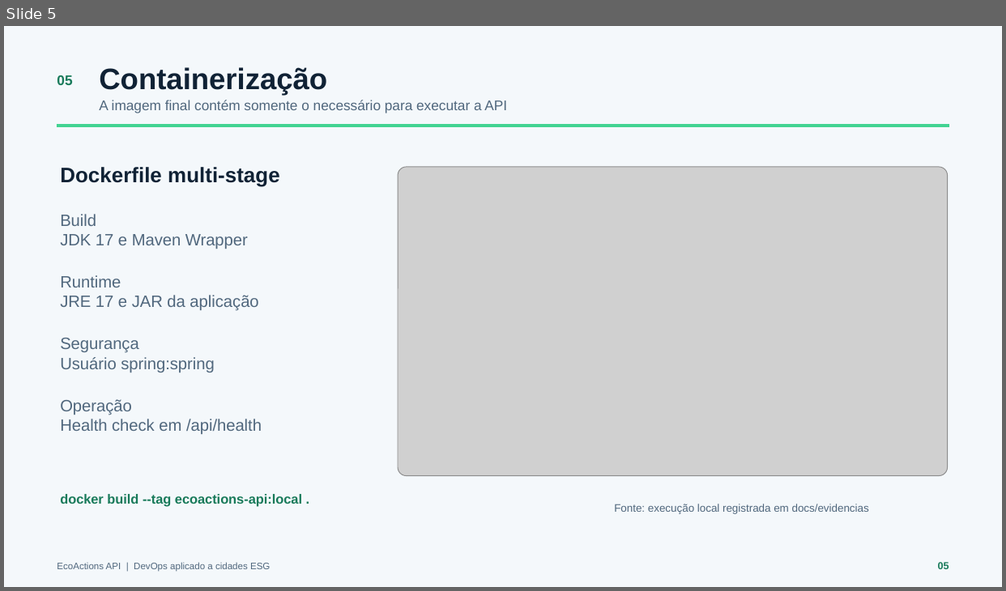
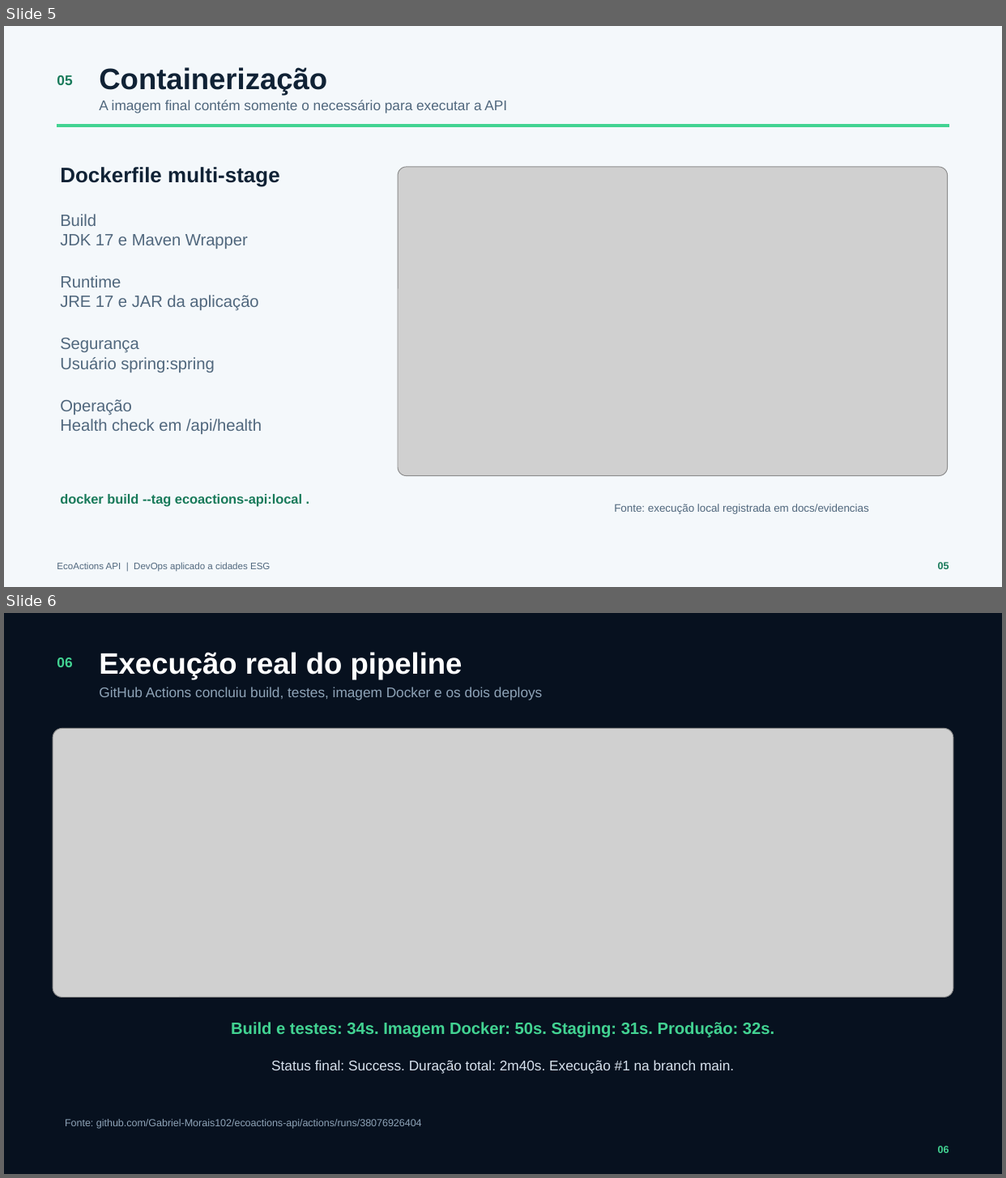
Before and after one commit to Gabriel-Morais102/ecoactions-api, a slide deck: documentacao/EcoActions-Documentacao-Tecnica.pptx. Shown one above the other, each under a label of ours: slide 5 before the commit, slides 5 and 6 after it. The pictures are 1006x591 and 1006x1178 pixels, drawn with LibreOffice and Linux fonts; fonts in the diff are those of the drawing; grey boxes stand for pictures. Boxes give left, top, right and bottom in pixels: in the first picture for what was removed or moved away, otherwise in the second. Text is boxed around its words. In the diff, an @@ line names an element or a change of style, - is before the commit and + after.

Commit message:
Adiciona evidências reais do pipeline

```diff
--- a/documentacao/EcoActions-Documentacao-Tecnica.pptx
+++ b/documentacao/EcoActions-Documentacao-Tecnica.pptx
@@ slide 6 added at box(4, 613, 1002, 1174), background #07111F @@
@@ text added at box(57, 658, 72, 667), 13.5 pt, text #42D392, bold @@
+06
@@ text added at box(99, 652, 462, 679), 28.5 pt, text #FFFFFF, bold @@
+Execução real do pipeline
@@ text added at box(99, 687, 542, 700), 13.5 pt, text #8EA3B7 @@
+GitHub Actions concluiu build, testes, imagem Docker e os dois deploys
@@ picture added at box(53, 728, 953, 997) @@
@@ text added at box(231, 1022, 774, 1038), 15.8 pt, text #42D392, bold @@
+Build e testes: 34s. Imagem Docker: 50s. Staging: 31s. Produção: 32s.
@@ text added at box(271, 1060, 734, 1074), 13.5 pt, text #D8E2EE @@
+Status final: Success. Duração total: 2m40s. Execução #1 na branch main.
@@ text added at box(65, 1119, 422, 1129), 9.8 pt, text #8EA3B7 @@
+Fonte: github.com/Gabriel-Morais102/ecoactions-api/actions/runs/38076926404
@@ text added at box(938, 1146, 949, 1153), 9.8 pt, text #42D392, bold @@
+06
```
Also in this commit, not shown: 1 slide changed, 1 other slide added, 2 slides removed, 5 other files.
